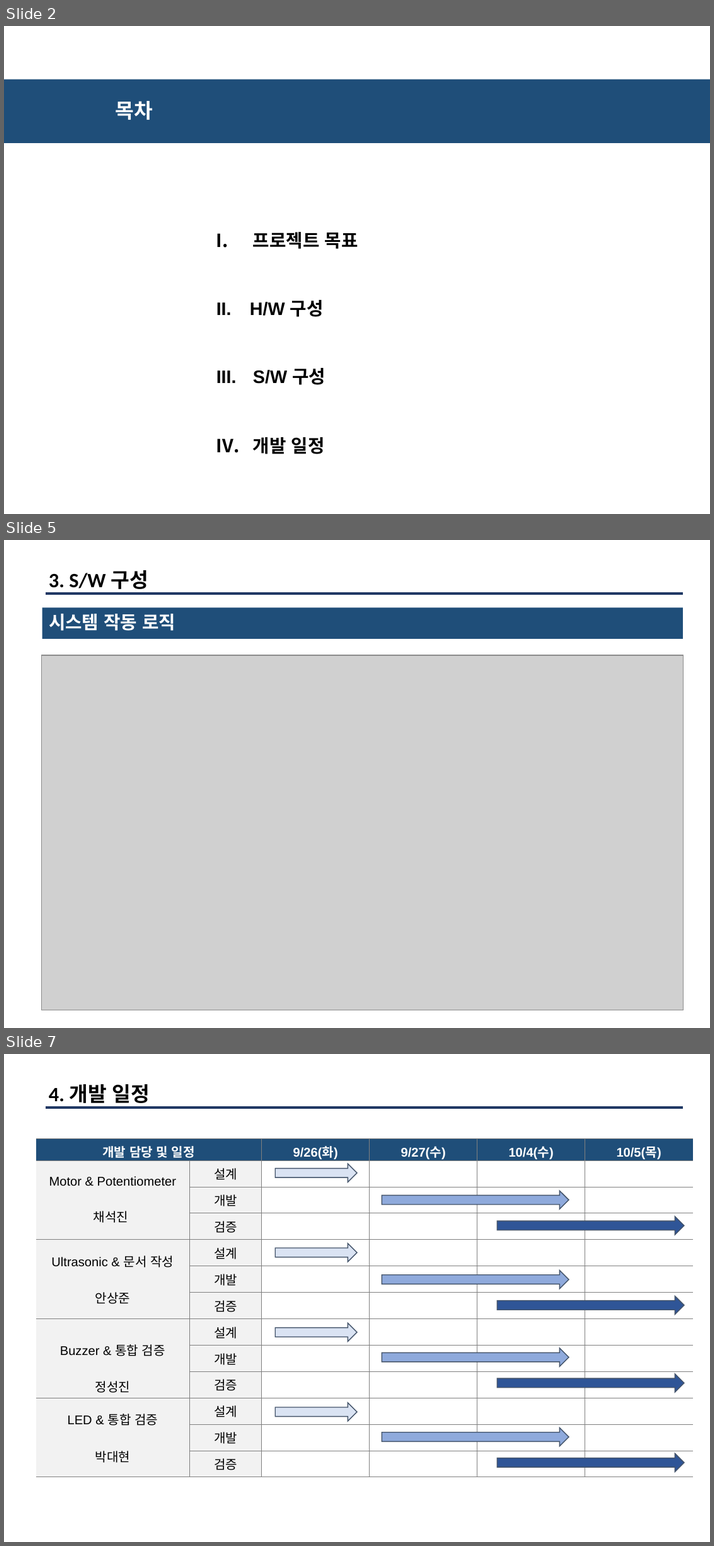
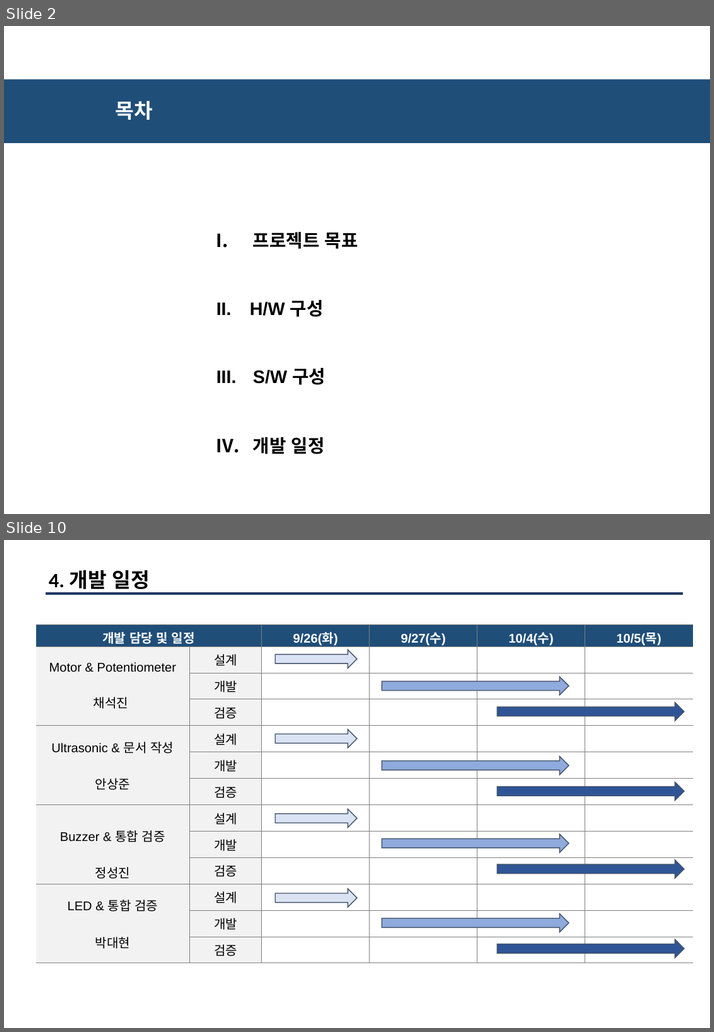
Before and after one commit to kaikan7/Reskill_project, a slide deck: U_sonic/2조_RESKILL_PROJECT_최종발표___.pptx. Shown one above the other, each under a label of ours: slides 2, 5 and 7 before the commit, slides 2 and 10 after it; the slides between them are not shown. The pictures are 714x1546 and 714x1032 pixels, drawn with LibreOffice and Linux fonts; fonts in the diff are those of the drawing; grey boxes stand for pictures. Boxes give left, top, right and bottom in pixels: in the first picture for what was removed or moved away, otherwise in the second. Text is boxed around its words. In the diff, an @@ line names an element or a change of style, - is before the commit and + after.

```diff
--- a/U_sonic/2조_RESKILL_PROJECT_최종발표___.pptx
+++ b/U_sonic/2조_RESKILL_PROJECT_최종발표___.pptx
@@ slide 5 removed at [4, 540, 710, 1028], background #FFFFFF @@
@@ text removed at [49, 570, 148, 593] @@
-3. S/W 구성
@@ line removed from (46, 594) to (683, 594) @@
@@ rectangle removed at [42, 608, 683, 639] @@
-시스템 작동 로직
@@ picture removed at [42, 655, 684, 1011] @@
@@ what was slide 7 is now slide 10 @@
```
Also in this commit, not shown: 3 slides changed, 5 slides added.
